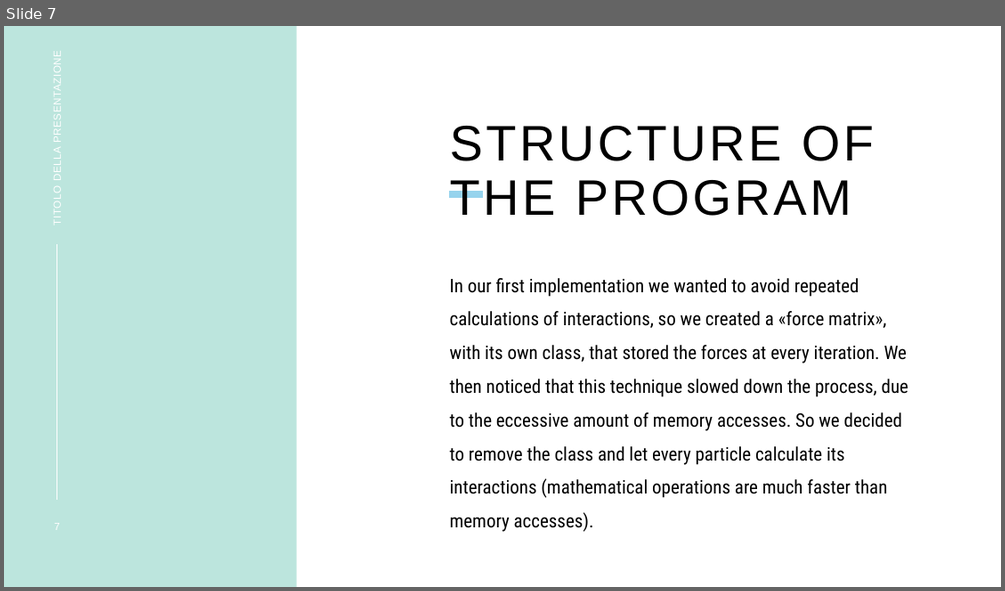
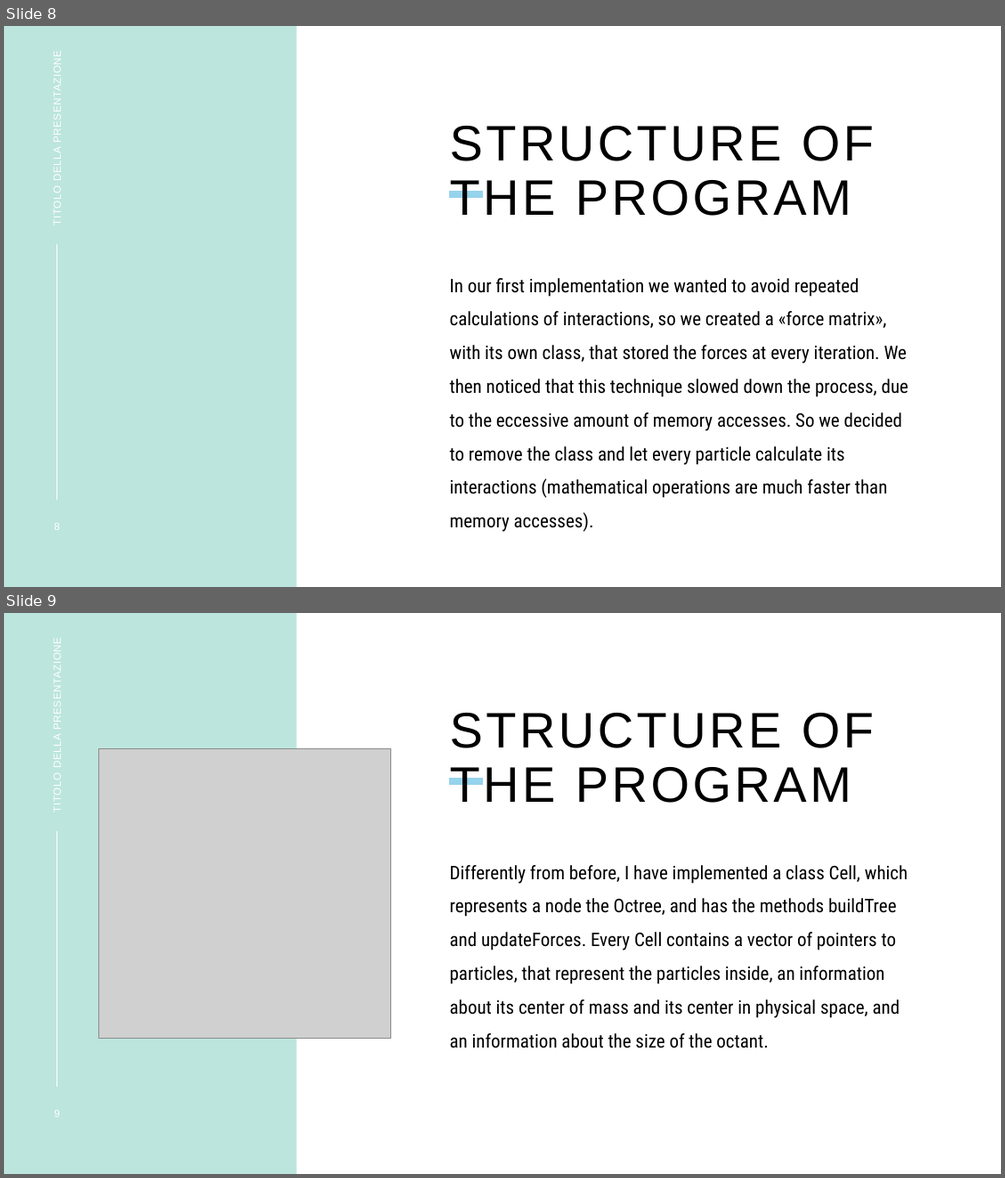
Before and after one commit to matteo-riga/Nbody_Project_Exam, a slide deck: Progetto-AMSC-NBody/nbody_project_barnes_hut.pptx. Shown one above the other, each under a label of ours: slide 7 before the commit, slides 8 and 9 after it. The pictures are 1005x591 and 1005x1178 pixels, drawn with LibreOffice and Linux fonts; fonts in the diff are those of the drawing; grey boxes stand for pictures. Boxes give left, top, right and bottom in pixels: in the first picture for what was removed or moved away, otherwise in the second. Text is boxed around its words. In the diff, an @@ line names an element or a change of style, - is before the commit and + after.

```diff
--- a/Progetto-AMSC-NBody/nbody_project_barnes_hut.pptx
+++ b/Progetto-AMSC-NBody/nbody_project_barnes_hut.pptx
@@ slide 9 added at (4,613,1001,1174), background #BCE5DD; not listed: 4 template elements that a slide beside it also shows @@
@@ text added at (51,646,63,810), 10 pt, text #FFFFFF @@
+TITOLO DELLA PRESENTAZIONE
@@ title added at (450,713,874,803), 48 pt, text #000000 @@
+STRUCTURE OF THE PROGRAM
@@ picture added at (98,748,390,1038) @@
@@ text added at (450,865,907,1048), 18 pt, text #000000 @@
+Differently from before, I have implemented a class Cell, which represents a node the Octree, and has the methods buildTree and updateForces. Every Cell contains a vector of pointers to particles, that represent the particles inside, an information about its center of mass and its center in physical space, and an information about the size of the octant.
@@ page number added at (54,1110,59,1117), 10 pt, text #FFFFFF @@
+9
@@ what was slide 7 is now slide 8 @@
@@ page number at (54,523,59,530): text changed @@
-7
+8
```
Also in this commit, not shown: 4 slides changed, 6 other slides added.
